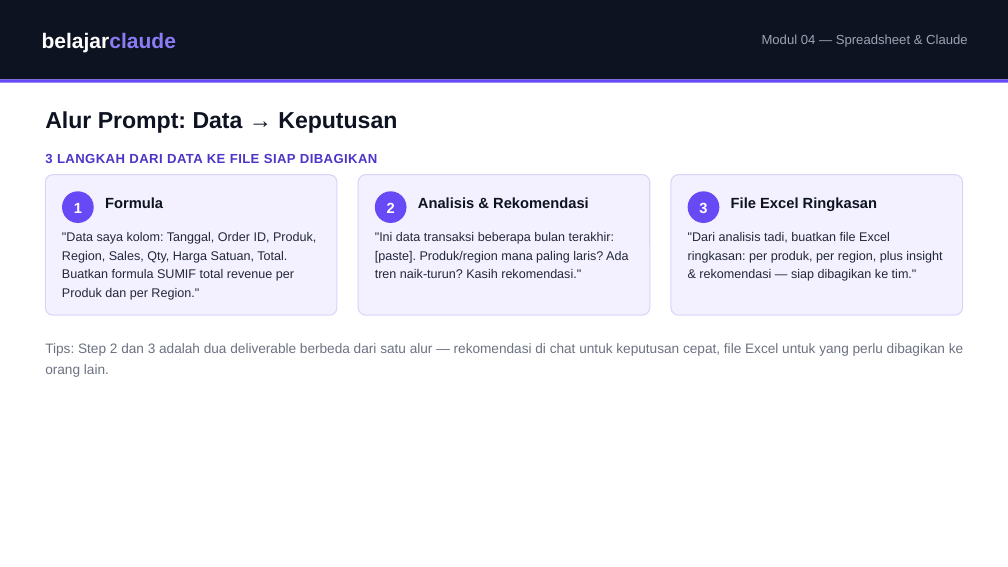
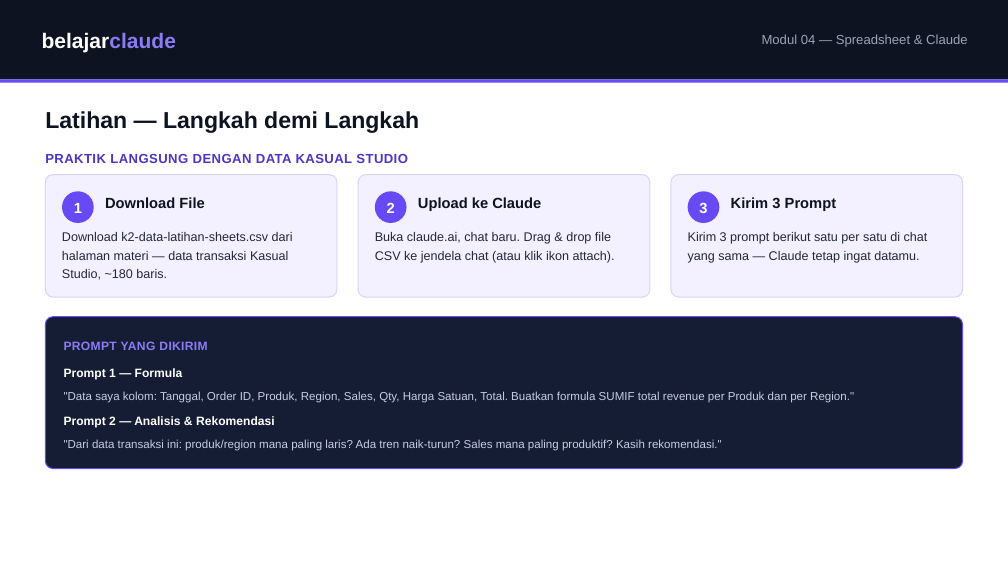
Before and after one commit to juliautomo/belajar-claude, a slide deck: slide 4 of K2-Produktivitas/M04-Google-Sheets/K2-M04-Google-Sheets.pptx. Drawn at 1008x567 pixels with LibreOffice and Linux fonts; fonts in the diff are those of the drawing. Boxes give left, top, right and bottom in pixels: in the first picture for what was removed or moved away, otherwise in the second. Text is boxed around its words. In the diff, an @@ line names an element or a change of style, - is before the commit and + after.

Commit message:
K2 M4: merge Alur Prompt into Latihan with concrete download/upload/drag-drop steps, remove Level Up Dashboard section, restyle Apps Script menu list from numbered steps to plain tier cards (they're menu items, not sequential steps), relocate Claude in Chrome tip to bottom

```diff
--- a/K2-Produktivitas/M04-Google-Sheets/K2-M04-Google-Sheets.pptx
+++ b/K2-Produktivitas/M04-Google-Sheets/K2-M04-Google-Sheets.pptx
@@ text at [45,111,419,133]: text changed @@
-Alur Prompt: Data → Keputusan
+Latihan — Langkah demi Langkah
@@ rounded rectangle: place and size @@
-rounded rectangle at [45,175,337,315]
+rounded rectangle at [45,175,337,297]
@@ text at [45,154,408,163]: text changed @@
-3 LANGKAH DARI DATA KE FILE SIAP DIBAGIKAN
+PRAKTIK LANGSUNG DENGAN DATA KASUAL STUDIO
@@ rounded rectangle: place and size @@
-rounded rectangle at [358,175,650,315]
+rounded rectangle at [358,175,650,297]
@@ proportions changed in 3 elements at [45,175,337,297], [358,175,650,297], [671,175,963,297] @@
@@ rounded rectangle: place and size @@
-rounded rectangle at [671,175,963,315]
+rounded rectangle at [671,175,963,297]
@@ text at [105,197,204,208]: text changed @@
-Formula
+Download File
@@ text at [418,197,541,211]: text changed @@
-Analisis & Rekomendasi
+Upload ke Claude
@@ text at [731,197,837,211]: text changed @@
-File Excel Ringkasan
+Kirim 3 Prompt
@@ text added at [62,232,293,280], 12 pt, text #23283A @@
+Download k2-data-latihan-sheets.csv dari halaman materi — data transaksi Kasual Studio, ~180 baris.
@@ text at [375,232,615,263]: text changed @@
-"Ini data transaksi beberapa bulan terakhir: [paste]. Produk/region mana paling laris? Ada tren naik-turun? Kasih rekomendasi."
+Buka claude.ai, chat baru. Drag & drop file CSV ke jendela chat (atau klik ikon attach).
@@ text at [688,232,928,263]: text changed @@
-"Dari analisis tadi, buatkan file Excel ringkasan: per produk, per region, plus insight & rekomendasi — siap dibagikan ke tim."
+Kirim 3 prompt berikut satu per satu di chat yang sama — Claude tetap ingat datamu.
@@ rounded rectangle added at [45,317,963,469], fill #141D33, outline #6849F6 1 pt @@
@@ text removed at [45,343,963,377] @@
-Tips: Step 2 dan 3 adalah dua deliverable berbeda dari satu alur — rekomendasi di chat untuk keputusan cepat, file Excel untuk yang perlu dibagikan ke orang lain.
@@ text added at [64,341,207,350], 11.5 pt, text #8B7CF6, bold @@
+PROMPT YANG DIKIRIM
@@ text ""Data saya kolom: Tanggal, Order ...": place and size @@
-text ""Data saya kolom: Tanggal, Order ..." at [62,232,316,300]
+text ""Data saya kolom: Tanggal, Order ..." at [64,391,854,403]
@@ text ""Data saya kolom: Tanggal, Order ..." at [64,391,854,403]: size 12 to 11 pt, text colour #23283A to #C7CDE0; line spacing 1.22 to 1.3 @@
@@ text added at [64,368,183,380], 11.5 pt, text #FFFFFF, bold @@
+Prompt 1 — Formula
@@ text added at [64,416,275,428], 11.5 pt, text #FFFFFF, bold @@
+Prompt 2 — Analisis & Rekomendasi
@@ text added at [64,439,722,451], 11 pt, text #C7CDE0 @@
+"Dari data transaksi ini: produk/region mana paling laris? Ada tren naik-turun? Sales mana paling produktif? Kasih rekomendasi."
```
Also in this commit, not shown: 1 other slide changed, 1 slide added, 2 slides removed, 1 other file.
